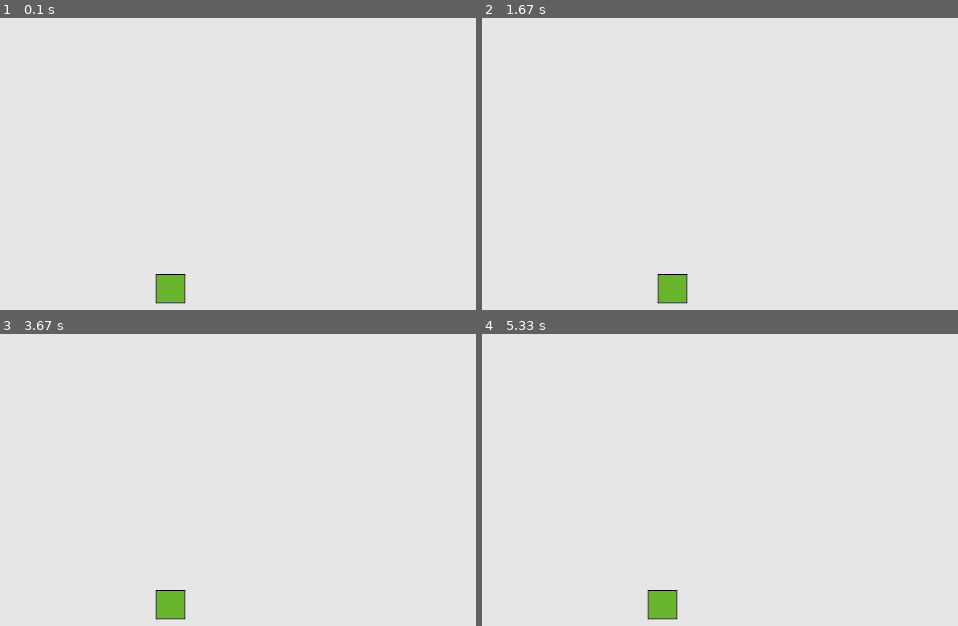
Above: before the commit, frames 1-4 (two rows, left to right).
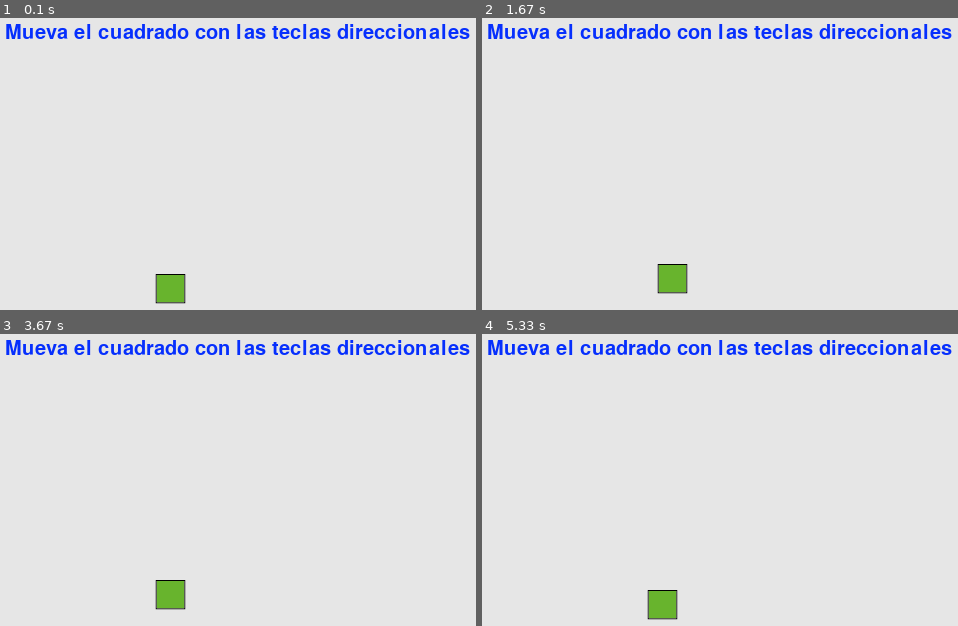
Above: after the commit, the same moments.

Repository: cumbinar/pygame-001
Game: pygame game, started from mover-con-teclado.py
Two runs of this game, one before a commit and one after it. Both use one fixed random seed, a clock stepped at 60 frames per second and the inputs below.
Inputs:
- Up to frame 1 (0.1 s): no input
- Up to frame 2 (1.67 s): tap Enter at 0.33 s; hold Right 0.67-1.13 s; hold Up 1.17-1.47 s; hold Right from 1.5 s (still down)
- Up to frame 3 (3.67 s): release Right at 1.97 s; hold Left 2-2.53 s; hold Down 2.57-2.87 s; hold Left 2.9-3.3 s; hold Up from 3.33 s (still down)
- Up to frame 4 (5.33 s): release Up at 3.7 s; hold Right 3.73-4.37 s; hold Down 4.4-4.77 s; hold Left 4.8-5.27 s; hold Right from 5.3 s (still down)

The runs differ from the first frame. In frame 1, 2.3% of the frame differs, in the area x 1-99%, y 2-8%; in frame 2, 2.8%, in the area x 1-99%, y 2-98%; in frame 3, 2.8%; in frame 4, 2.3%.

Commit message:
se agrega el título y movimiento arriba, abajo

Diff:
--- a/mover-con-teclado.py
+++ b/mover-con-teclado.py
@@ -19,12 +19,20 @@
 velocidad = 10
 width, height = 800, 600
 color = pygame.Color(230, 230, 230)
+COLOR_FUENTE = (6, 47, 253)
+#derecha = True
 
-derecha = True
+
+def dibujar_texto(screen, texto, pos):
+    fuente = pygame.font.SysFont('Barber Street_PersonalUseOnly', 30)
+    text = fuente.render(texto, 1, COLOR_FUENTE)
+    screen.blit(text, pos)
+
 
 run = True
 while run:
     screen.fill(color)
+    dibujar_texto(screen, "Mueva el cuadrado con las teclas direccionales", [150, 50])
     screen.blit(cuadrado, (posx, posy))
     pygame.display.flip()
 
@@ -33,10 +41,16 @@
             run = False
             pygame.quit()
             sys.exit()
+
+
         elif event.type == pygame.KEYDOWN:
             if event.key == K_LEFT:
                 posx -= velocidad
             elif event.key == K_RIGHT:
                 posx += velocidad
+            elif event.key == pygame.K_UP:
+                posy -= velocidad
+            elif event.key == pygame.K_DOWN:
+                posy += velocidad
 
 pygame.display.update()
